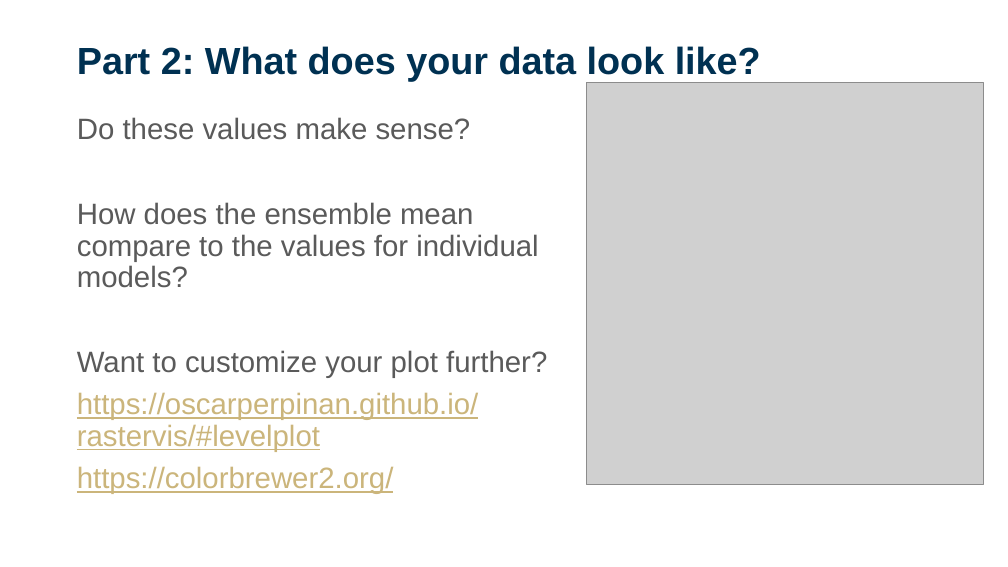
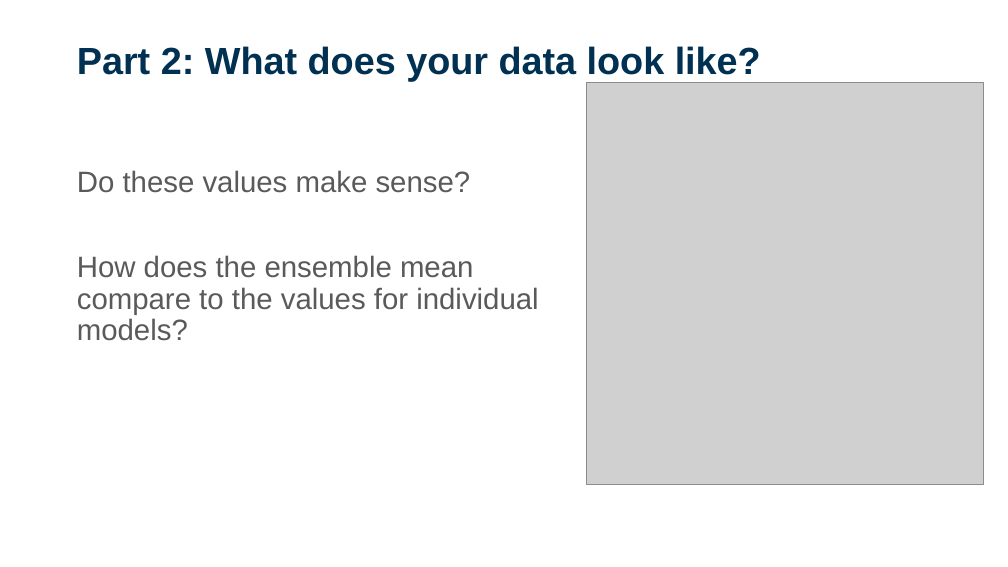
Before and after one commit to sdesrosiers1989/ICCB_Projections, a slide deck: slide 22 of ICCB2025_Session2_ClimateProjections.pptx (slide 21 before the commit). Drawn at 1008x567 pixels with LibreOffice and Linux fonts; fonts in the diff are those of the drawing; grey boxes stand for pictures; background and template pictures are left out. Boxes give left, top, right and bottom in pixels: in the first picture for what was removed or moved away, otherwise in the second. Text is boxed around its words. In the diff, an @@ line names an element or a change of style, - is before the commit and + after.

```diff
--- a/ICCB2025_Session2_ClimateProjections.pptx
+++ b/ICCB2025_Session2_ClimateProjections.pptx
@@ text "Do these values make sense?": place and size @@
-text "Do these values make sense?" at [77, 117, 547, 494]
+text "Do these values make sense?" at [77, 170, 538, 341]
@@ text at [77, 350, 547, 494]: paragraphs removed @@
-Want to customize your plot further?
-https://oscarperpinan.github.io/rastervis/#levelplot
-https://colorbrewer2.org/
```
Also in this commit, not shown: 7 other slides changed, 2 slides added, 1 other file.
